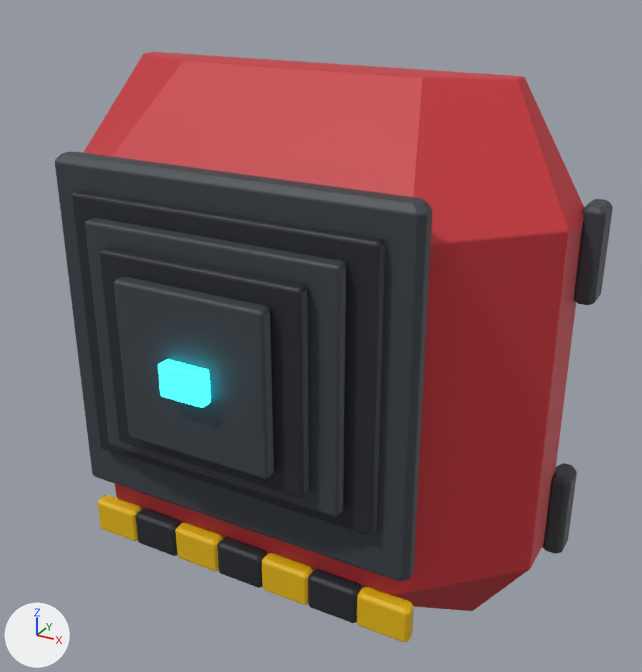
The FBX model Assets/Resources/ClamshellMeshes/BodyBack_Set09_Mantis.fbx as it was, and as the next commit left it.
The view is the same before and after, from a camera (50 mm lens) standing at (0.801, -1.454, 0.723) and looking at (0.082, -0.146, 0.069). The axes (+X, +Y, +Z) are drawn at lower left. The lights are the same throughout. The older version comes first. Where no turn or scale is listed for an object, it has been applied to the vertices.

The first picture shows 'BodyBack_Set09_Mantis'.
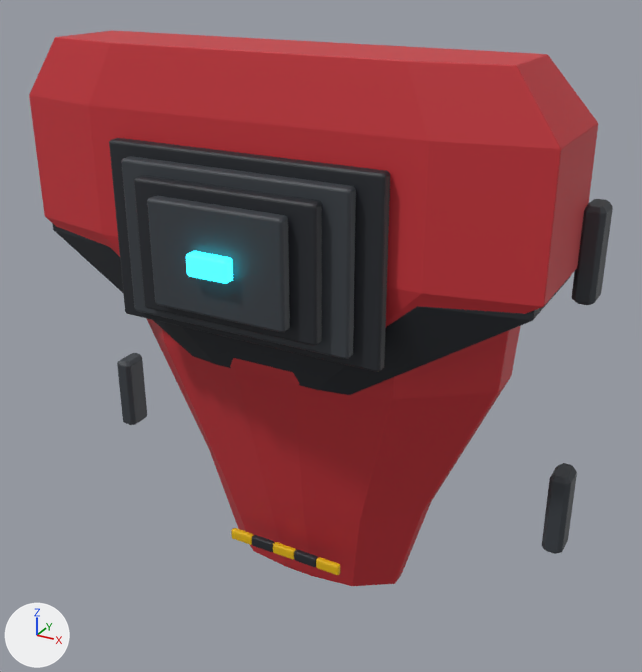
What differs and where, as boxes [x1, y1, x2, y2] in the pictures (642 x 672 px; the box of a moved part takes in the faces that stretch with it):
'BodyBack_Set09_Mantis', reshaped
    before: [55, 52, 613, 642]
    after: [29, 30, 613, 586]
part 1 of me_bodyback_set09_mantis_001, moved or reshaped
    before: [85, 218, 346, 516]
    after: [109, 138, 390, 372]
part 2 of me_bodyback_set09_mantis_001, moved or reshaped
    before: [99, 247, 309, 498]
    after: [121, 156, 356, 359]
part 3 of me_bodyback_set09_mantis_001, moved or reshaped
    before: [114, 276, 274, 479]
    after: [134, 176, 322, 346]
part 4 of me_bodyback_set09_mantis_001, moved or reshaped
    before: [158, 359, 211, 408]
    after: [186, 251, 233, 284]
part 5 of me_bodyback_set09_mantis_001, rebuilt
    before: [84, 52, 584, 611]
    after: [146, 318, 520, 586]
part 6 of me_bodyback_set09_mantis_001, added
    after: [147, 196, 290, 332]
part 7 of me_bodyback_set09_mantis_001, added
    after: [231, 528, 253, 545]
part 8 of me_bodyback_set09_mantis_001, added
    after: [252, 535, 275, 552]
part 9 of me_bodyback_set09_mantis_001, added
    after: [273, 542, 296, 560]
part 10 of me_bodyback_set09_mantis_001, added
    after: [294, 550, 318, 567]
part 11 of me_bodyback_set09_mantis_001, added
    after: [316, 557, 340, 575]
part 12 of me_bodyback_set09_mantis_001, added (red)
    after: [29, 30, 598, 327]
part 13 of me_bodyback_set09_mantis_001, added
    after: [52, 223, 570, 395]
part 14 of me_bodyback_set09_mantis_001, deleted
    before: [98, 495, 414, 642]
part 15 of me_bodyback_set09_mantis_001, moved or reshaped
    before: [55, 152, 613, 581]
    after: [117, 199, 613, 553]

The change, as a list of edits to the scene's bpy script:
```text
Change me_bodyback_set09_mantis_001:
    used by ob_bodyback_set09_mantis; location = (0.0, 0.0, 0.0)
    remove me_bodyback_set09_mantis_001.from_pydata(...)  # 1516 vertices, 1588 faces; spans x -0.535..0.535, y -0.46..0.03, z -0.53..0.53
    add me_bodyback_set09_mantis_001.from_pydata(...)  # 1376 vertices, 1434 faces; spans x -0.535..0.535, y -0.376..0.03, z -0.53..0.572
    me_bodyback_set09_mantis_001 part 1: the loose piece of 84 vertices spanning x -0.242..0.242, y -0.383..-0.356, z -0.132..0.301 is scaled about its middle by (1.09, 0.897, 0.746), then moved by (0.0, 0.1, 0.17), in mat_dark (black #23272d)
    me_bodyback_set09_mantis_001 part 2: the loose piece of 84 vertices spanning x -0.192..0.192, y -0.409..-0.383, z -0.096..0.266 is scaled about its middle by (1.14, 0.897, 0.767), then moved by (0.0, 0.102, 0.17), in mat_frame (dark grey #3a3f45)
    me_bodyback_set09_mantis_001 part 3: the loose piece of 84 vertices spanning x -0.143..0.143, y -0.436..-0.409, z -0.061..0.23 is multiplied about its middle by the matrix ((1.224, 0.0, 0.0), (0.0, 0.897, 0.0), (0.0, 0.0, 0.798)), then moved by (0.0, 0.104, 0.17), in mat_dark (black #23272d)
    me_bodyback_set09_mantis_001 part 4: the loose piece of 84 vertices spanning x -0.043..0.043, y -0.46..-0.436, z 0.055..0.114 is scaled about its middle by (0.898, 0.9, 0.621), then moved by (0.0, 0.083, 0.17)
    me_bodyback_set09_mantis_001 part 5: the loose piece of 88 vertices spanning x -0.5..0.5, y -0.3..0.0, z -0.53..0.53 is rebuilt with 92 vertices and now spans x -0.42..0.42, y -0.24..0.0, z -0.53..0.53
    me_bodyback_set09_mantis_001 part 6: a new loose piece of 84 vertices spanning x -0.129..0.129, y -0.354..-0.33, z 0.161..0.348, in mat_frame (dark grey #3a3f45)
    me_bodyback_set09_mantis_001 part 7: a new loose piece of 84 vertices spanning x -0.131..-0.077, y -0.162..-0.15, z -0.446..-0.423, in mat_hazard (yellow #e6b800)
    me_bodyback_set09_mantis_001 part 8: a new loose piece of 84 vertices spanning x -0.079..-0.025, y -0.162..-0.15, z -0.446..-0.423, in mat_dark (black #23272d)
    me_bodyback_set09_mantis_001 part 9: a new loose piece of 84 vertices spanning x -0.027..0.027, y -0.162..-0.15, z -0.446..-0.423, in mat_hazard (yellow #e6b800)
    me_bodyback_set09_mantis_001 part 10: a new loose piece of 84 vertices spanning x 0.025..0.079, y -0.162..-0.15, z -0.446..-0.423, in mat_dark (black #23272d)
    me_bodyback_set09_mantis_001 part 11: a new loose piece of 84 vertices spanning x 0.077..0.131, y -0.162..-0.15, z -0.446..-0.423, in mat_hazard (yellow #e6b800)
    me_bodyback_set09_mantis_001 part 12: a new loose piece of 56 vertices spanning x -0.5..0.5, y -0.258..0.0, z 0.021..0.572, in mat_shell (red #c83038)
    me_bodyback_set09_mantis_001 part 13: a new loose piece of 52 vertices spanning x -0.485..0.485, y -0.25..0.0, z -0.005..0.546, in mat_dark (black #23272d)
    me_bodyback_set09_mantis_001 part 14: 7 loose pieces with 588 vertices, spanning x -0.351..0.351, y -0.324..-0.294, z -0.397..-0.323, are deleted
    me_bodyback_set09_mantis_001 part 15: 384 vertices removed from x -0.535..0.535, y -0.356..0.03, z -0.339..0.392; 216 vertices added at x -0.535..0.535, y -0.03..0.03, z -0.339..0.339
```
